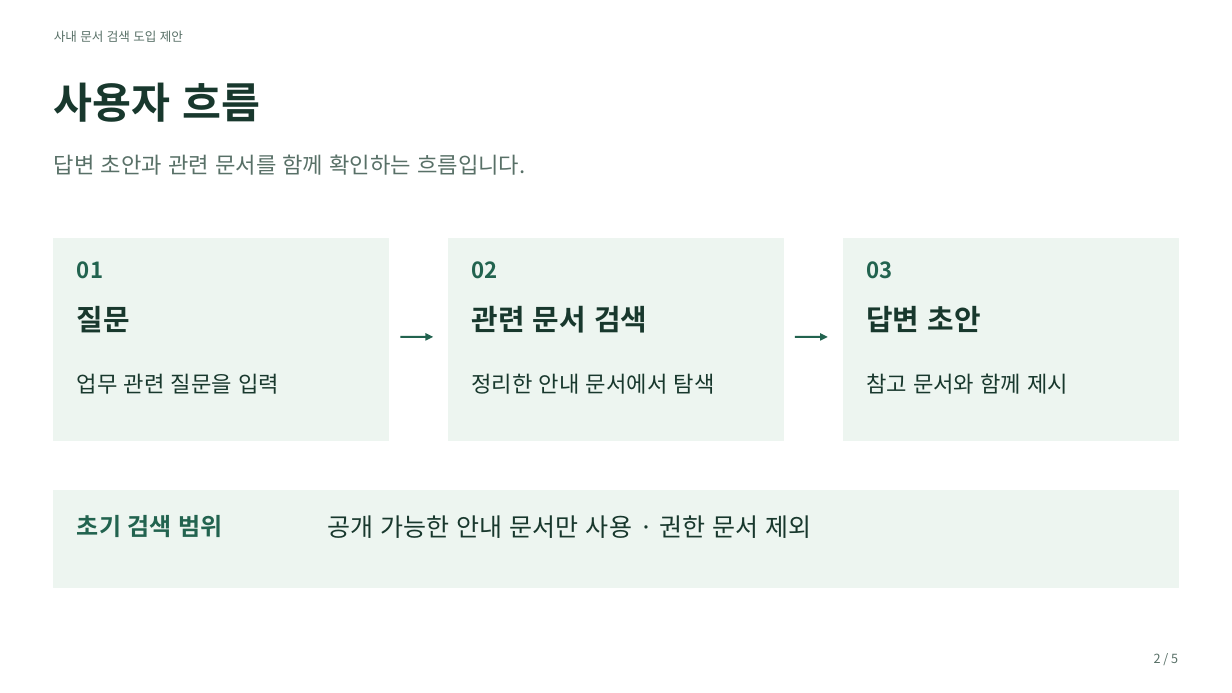
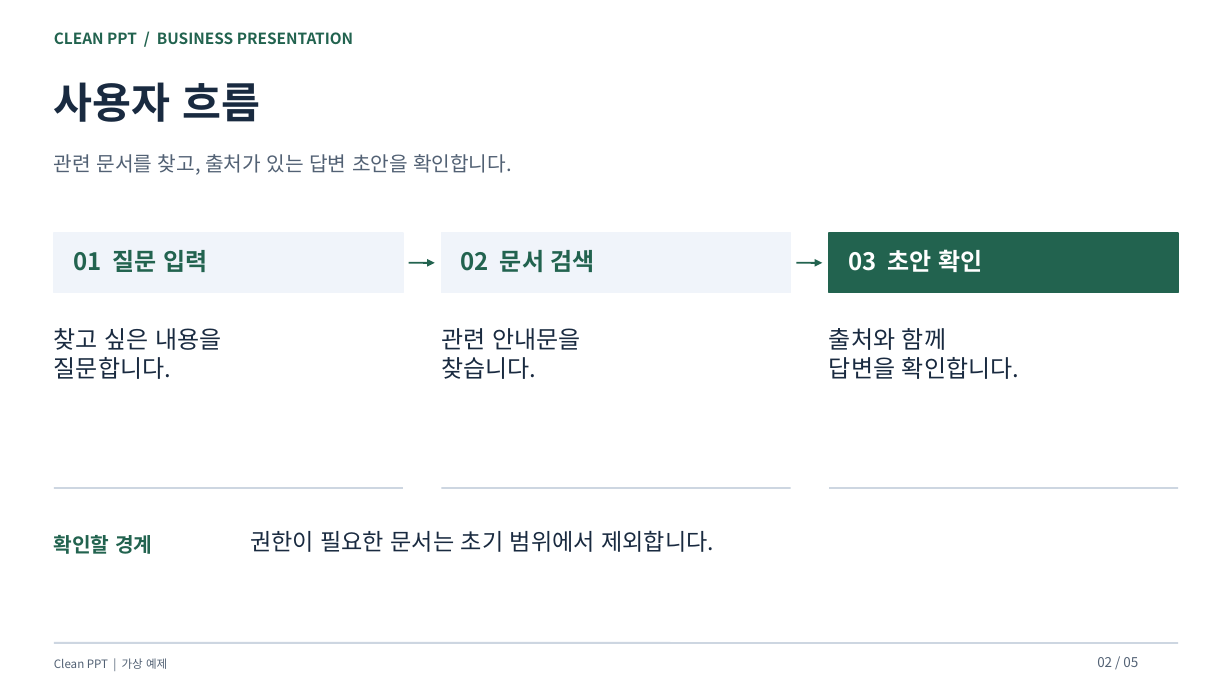
Before and after one commit to kgyujin/clean-ppt-skill, a slide deck: slide 2 of examples/brand-green/deck.pptx. Drawn at 1232x693 pixels with LibreOffice and Linux fonts; fonts in the diff are those of the drawing. Boxes give left, top, right and bottom in pixels: in the first picture for what was removed or moved away, otherwise in the second. Text is boxed around its words. In the diff, an @@ line names an element or a change of style, - is before the commit and + after.

```diff
--- a/examples/brand-green/deck.pptx
+++ b/examples/brand-green/deck.pptx
@@ text at [54,32,353,44]: text changed; size 9.8 to 12 pt; text colour #587067 to #22634F; bold on @@
-사내 문서 검색 도입 제안
+CLEAN PPT / BUSINESS PRESENTATION
@@ text "사용자 흐름" at [54,82,261,122]: text colour #18382D to #192A40 @@
@@ text at [54,154,512,175]: text changed; size 17.2 to 15.8 pt; text colour #587067 to #526174 @@
-답변 초안과 관련 문서를 함께 확인하는 흐름입니다.
+관련 문서를 찾고, 출처가 있는 답변 초안을 확인합니다.
@@ rectangle removed at [54,238,388,441] @@
@@ rectangle added at [54,233,403,293], fill #F0F4FA, outline #F0F4FA 1 pt @@
@@ rectangle: place and size @@
-rectangle at [448,238,783,441]
+rectangle at [442,233,791,293]
@@ rectangle at [442,233,791,293]: fill #EDF5F0 to #F0F4FA; outline #EDF5F0 0.75 pt to #F0F4FA 1 pt @@
@@ rectangle added at [829,233,1178,293], fill #22634F, outline #22634F 1 pt @@
@@ rectangle removed at [843,238,1177,441] @@
@@ text at [73,250,207,272]: text changed; size 22.5 to 18.8 pt; text colour #18382D to #22634F @@
-질문
+01 질문 입력
@@ text removed at [77,261,103,279] @@
-01
@@ arrow moved from (400, 337) - (433, 337) to (409, 262) - (434, 262) @@
@@ text at [461,250,595,272]: text changed; size 17.2 to 18.8 pt @@
-02
+02 문서 검색
@@ arrow moved from (795, 337) - (828, 337) to (797, 262) - (823, 262) @@
@@ text at [848,249,982,272]: text changed; size 22.5 to 18.8 pt; text colour #18382D to #FFFFFF @@
-답변 초안
+03 초안 확인
@@ text removed at [866,261,892,279] @@
-03
@@ text added at [54,328,222,379], 18.8 pt, text #192A40 @@
+찾고 싶은 내용을
+질문합니다.
@@ text at [441,328,580,379]: text changed; size 22.5 to 18.8 pt; text colour #18382D to #192A40; bold off @@
-관련 문서 검색
+관련 안내문을
+찾습니다.
@@ text at [829,328,1019,379]: text changed; size 17.2 to 18.8 pt; text colour #18382D to #192A40 @@
-참고 문서와 함께 제시
+출처와 함께
+답변을 확인합니다.
@@ text removed at [77,373,279,394] @@
-업무 관련 질문을 입력
@@ text removed at [472,373,715,394] @@
-정리한 안내 문서에서 탐색
@@ rectangle removed at [54,491,1178,587] @@
@@ line added from (54, 488) to (403, 488), #CDD6E1 1.5 pt @@
@@ line added from (442, 488) to (791, 488), #CDD6E1 1.5 pt @@
@@ line added from (829, 488) to (1178, 488), #CDD6E1 1.5 pt @@
@@ text added at [54,535,152,554], 15.8 pt, text #22634F, bold @@
+확인할 경계
@@ text removed at [77,515,223,537] @@
-초기 검색 범위
@@ text added at [250,530,714,552], 18 pt, text #192A40 @@
+권한이 필요한 문서는 초기 범위에서 제외합니다.
@@ text at [54,658,167,669]: text changed; size 19.5 to 9 pt; text colour #18382D to #526174 @@
-공개 가능한 안내 문서만 사용 · 권한 문서 제외
+Clean PPT | 가상 예제
@@ line added from (54, 643) to (1178, 643), #CDD6E1 1.5 pt @@
@@ text added at [1097,657,1138,667], 10.5 pt, text #526174 @@
+02 / 05
@@ text removed at [1154,653,1178,663] @@
-2 / 5
```
Also in this commit, not shown: 1 other slide changed, 3 slides added, 3 slides removed, 52 other files.
